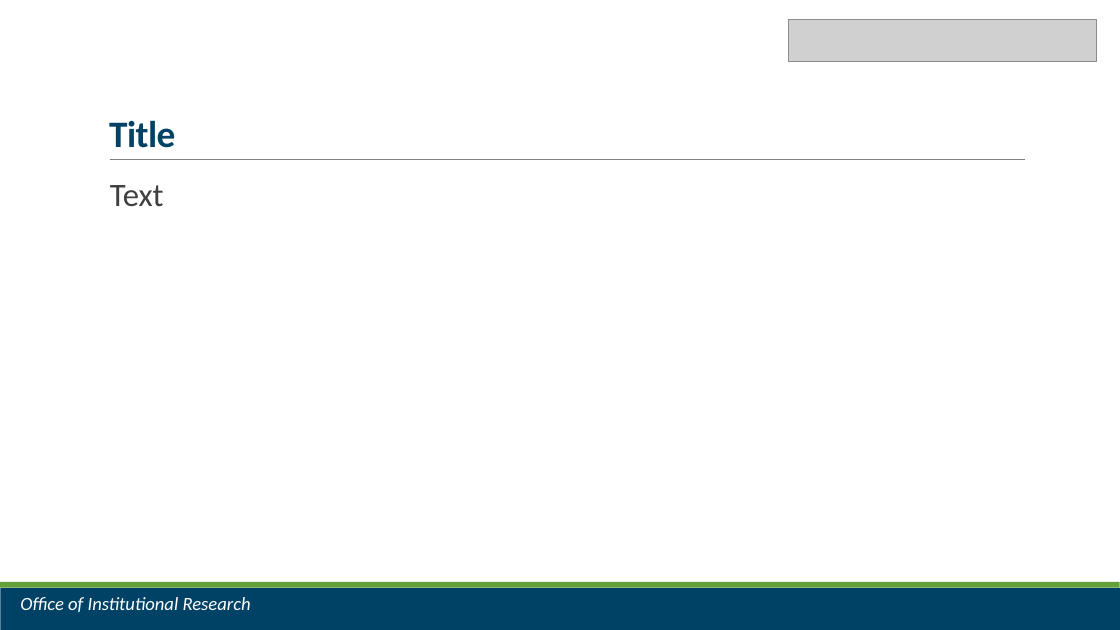
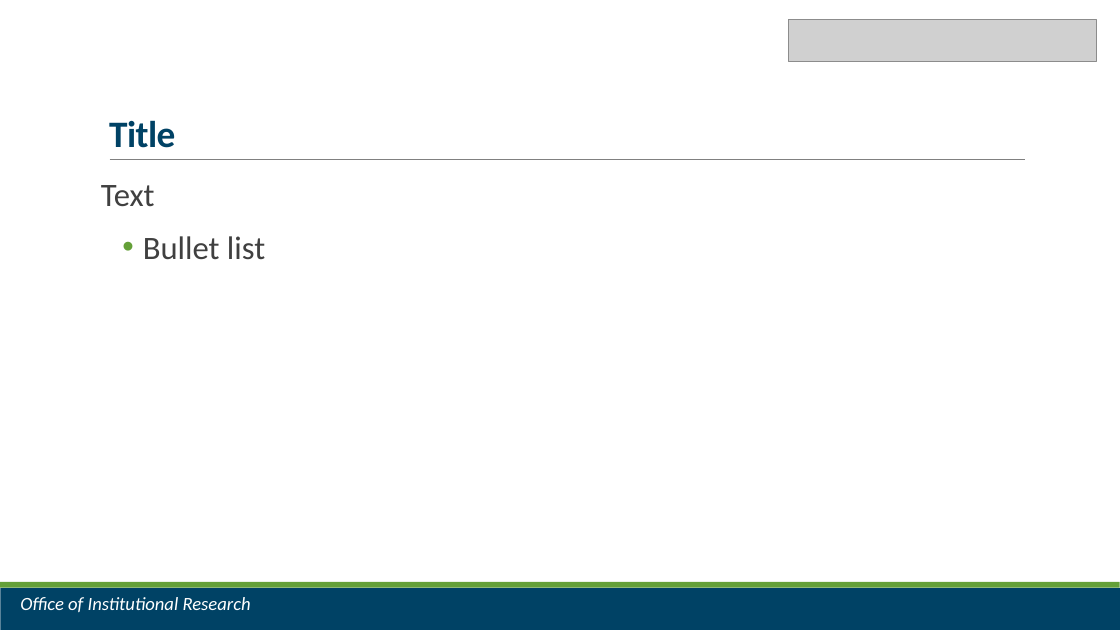
Before and after one commit to jrf1111/Do-You-Git-It-Now, a slide deck: slide 16 of Do You Git It Now.pptx. Drawn at 1120x630 pixels with LibreOffice and Linux fonts; fonts in the diff are those of the drawing; grey boxes stand for pictures. Boxes give left, top, right and bottom in pixels: in the first picture for what was removed or moved away, otherwise in the second. Text is boxed around its words. In the diff, an @@ line names an element or a change of style, - is before the commit and + after.

```diff
--- a/Do You Git It Now.pptx
+++ b/Do You Git It Now.pptx
@@ text at (101,185,155,206): bullet   to none; more space between paragraphs @@
@@ text at (143,236,265,259): paragraph added @@
+• Bullet list
```
Also in this commit, not shown: 5 other slides changed, 1 slide added, 1 slide removed.
